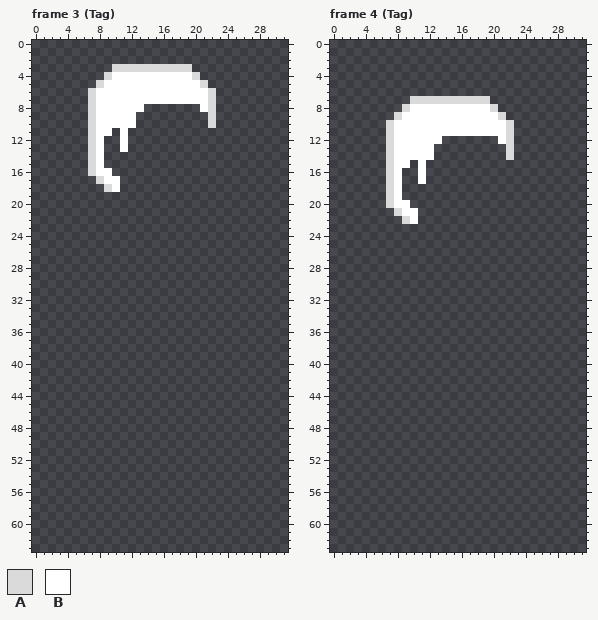
Pixel-art file -- Assets/Resources/Clothes/Hair Right.aseprite. The picture above is the old version.
32x64 pixels, 12 frames. Shown: frame 3 (Tag), frame 4 (Tag). The commit also changed other frames, which this record leaves out.
Palette (. is transparent): A #dadada  B #ffffff
Pixels before, frame 3 (Tag), first column x 7:
 3 ...AAAAAAAAAA...
 4 ..ABBBBBBBBBBA..
 5 .ABBBBBBBBBBBBA.
 6 ABBBBBBBBBBBBBBA
 7 ABBBBBBBBBBBBBBA
 8 ABBBBBB.......BA
 9 ABBBBB.........A
10 ABBBBB.........A
11 ABB.B...........
12 AB..B...........
13 AB..B...........
14 AB..............
15 AB..............
16 ABB.............
17 .ABB............
18 ..AB............
Pixels before, frame 4 (Tag), first column x 7:
 7 ...AAAAAAAAAA...
 8 ..ABBBBBBBBBBA..
 9 .ABBBBBBBBBBBBA.
10 ABBBBBBBBBBBBBBA
11 ABBBBBBBBBBBBBBA
12 ABBBBBB.......BA
13 ABBBBB.........A
14 ABBBBB.........A
15 ABB.B...........
16 AB..B...........
17 AB..B...........
18 AB..............
19 AB..............
20 ABB.............
21 .ABB............
22 ..AB............
Now the later version:
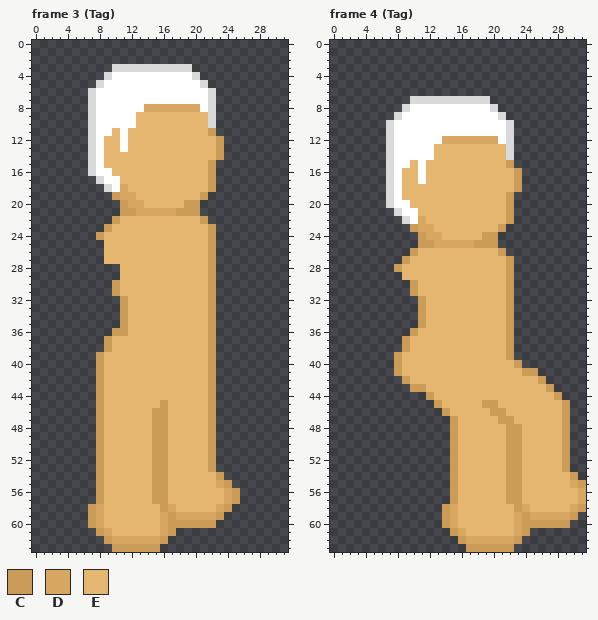
Colours new in this view: C #cb9c57  D #d8a862  E #e5b670
From old to new:
layer "Layer 1" now shown
Changed rows in their new state; - is an unchanged pixel.
Frame 3 (Tag), layer "Layer 1":
first column x 7:
 8 -------DDDDDDD-----
 9 ------EEEEEEEEE----
10 ------EEEEEEEEE----
11 ---E-EEEEEEEEEEC---
12 --EE-EEEEEEEEEEEC--
13 --EE-EEEEEEEEEEEC--
14 --EEEEEEEEEEEEEEC--
15 --EEEEEEEEEEEEEC---
16 ---EEEEEEEEEEEEC---
17 ----EEEEEEEEEEEC---
18 ----DEEEEEEEEEEC---
19 ---CDDEEEEEEEEC----
20 ----CDDEEEEECC-----
21 ----CCDDDDDCCC-----
22 ---CEEEEEEEEEEC----
23 --CEEEEEEEEEEEEC---
24 -CEEEEEEEEEEEEEC---
25 --EEEEEEEEEEEEEC---
26 --EEEEEEEEEEEEEC---
27 --EEEEEEEEEEEEEC---
28 ----EEEEEEEEEEEC---
29 ----EEEEEEEEEEEC---
30 ---CEEEEEEEEEEEC---
31 ---CEEEEEEEEEEEC---
32 ----CEEEEEEEEEEC---
33 ----CEEEEEEEEEEC---
34 ----CEEEEEEEEEEC---
35 ----CEEEEEEEEEEC---
36 ---CCEEEEEEEEEEC---
37 --CEEEEEEEEEEEEC---
38 --CEEEEEEEEEEEEC---
39 -CEEEEEEEEEEEEEC---
40 -CEEEEEEEEEEEEEC---
41 -CEEEEEEEEEEEEEC---
42 -CEEEEEEEEEEEEEC---
43 -CEEEEEEEEEEEEEC---
44 -CEEEEEEEEEEEEEC---
45 -CEEEEEEECEEEEEC---
46 -CEEEEEECCEEEEEC---
47 -CEEEEEECCEEEEEC---
48 -CEEEEEECCEEEEEC---
49 -CEEEEEECCEEEEEC---
50 -CEEEEEECCEEEEEC---
51 -CEEEEEECCEEEEEC---
52 -CEEEEEECCEEEEEC---
53 -CEEEEEECCEEEEEC---
54 -CEEEEEECCEEEEEEC--
55 -CEEEEEECCEEEEEEDC-
56 -CEEEEEECCEEEEEEEDC
57 -CEEEEEECCEEEEEEEDC
58 CDEEEEEEECDEEEEEDC-
59 CDEEEEEEEDCDDDDDC--
60 CDEEEEEEEDCCCCCC---
61 -CDEEEEEEDC--------
62 --CDDDDDDC---------
63 ---CCCCCC----------
Frame 4 (Tag), layer "Layer 1":
first column x 8:
12 ------DDDDDDD-----------
13 -----EEEEEEEEE----------
14 -----EEEEEEEEE----------
15 --E-EEEEEEEEEEC---------
16 -EE-EEEEEEEEEEEC--------
17 -EE-EEEEEEEEEEEC--------
18 -EEEEEEEEEEEEEEC--------
19 -EEEEEEEEEEEEEC---------
20 --EEEEEEEEEEEEC---------
21 ---EEEEEEEEEEEC---------
22 ---DEEEEEEEEEEC---------
23 --CDDEEEEEEEEC----------
24 ---CDDEEEEECC-----------
25 ---CCDDDDDCCC-----------
26 --CEEEEEEEEEEC----------
27 -CEEEEEEEEEEEEC---------
28 CEEEEEEEEEEEEEC---------
29 -EEEEEEEEEEEEEC---------
30 --CEEEEEEEEEEEC---------
31 --CEEEEEEEEEEEC---------
32 ---CEEEEEEEEEEC---------
33 ---CEEEEEEEEEEC---------
34 ---CEEEEEEEEEEC---------
35 ---CEEEEEEEEEEC---------
36 --CEEEEEEEEEEEC---------
37 -CEEEEEEEEEEEEC---------
38 -CEEEEEEEEEEEEC---------
39 CEEEEEEEEEEEEEC---------
40 CEEEEEEEEEEEEEEC--------
41 CEEEEEEEEEEEEEEECC------
42 -CEEEEEEEEEEEEEEEEC-----
43 --CCEEEEEEEEEEEEEEEC----
44 ----CEEEEEEEEEEEEEEEC---
45 -----CEEEEECCEEEEEEEEC--
46 ------CEEEEECCEEEEEEEC--
47 -------CEEEEECCEEEEEEC--
48 -------CEEEEEECCEEEEEC--
49 -------CEEEEEECCEEEEEC--
50 -------CEEEEEECCEEEEEC--
51 -------CEEEEEECCEEEEEC--
52 -------CEEEEEECCEEEEEC--
53 -------CEEEEEECCEEEEEC--
54 -------CEEEEEECCEEEEEEC-
55 -------CEEEEEECCEEEEEEDC
56 -------CEEEEEECCEEEEEEED
57 -------CEEEEEECCEEEEEEED
58 ------CDEEEEEEECDEEEEEDC
59 ------CDEEEEEEEDCDDDDDC-
60 ------CDEEEEEEEDCCCCCC--
61 -------CDEEEEEEDC-------
62 --------CDDDDDDC--------
63 ---------CCCCCC---------
